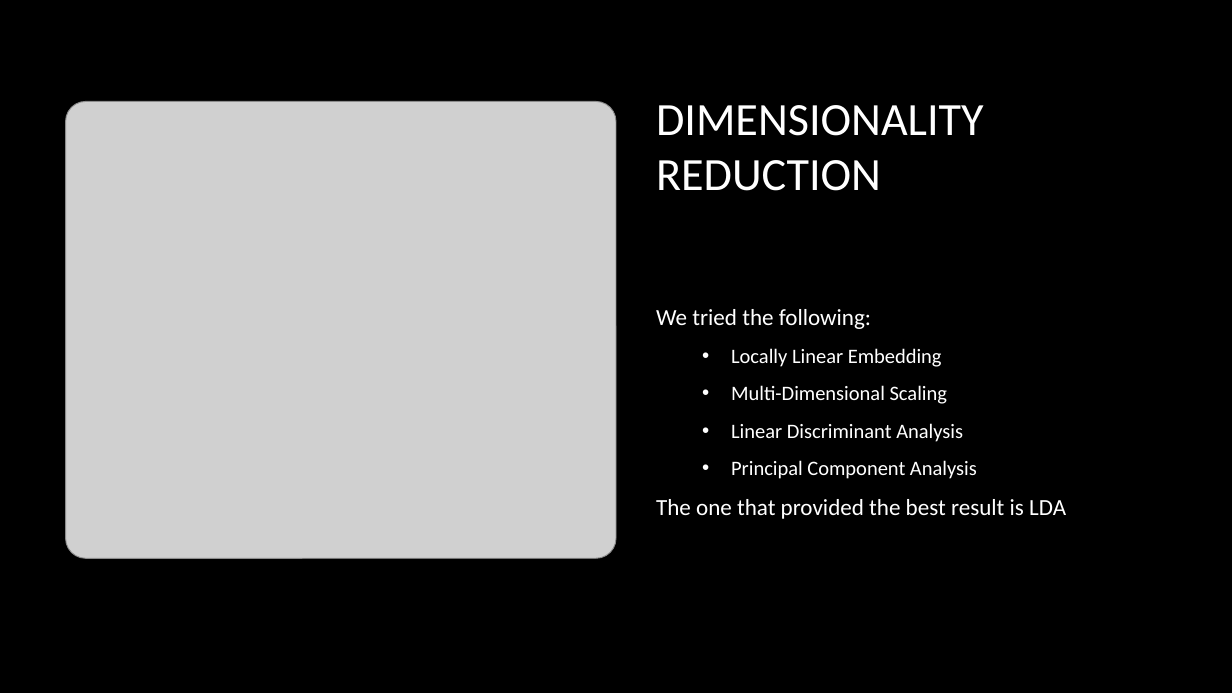
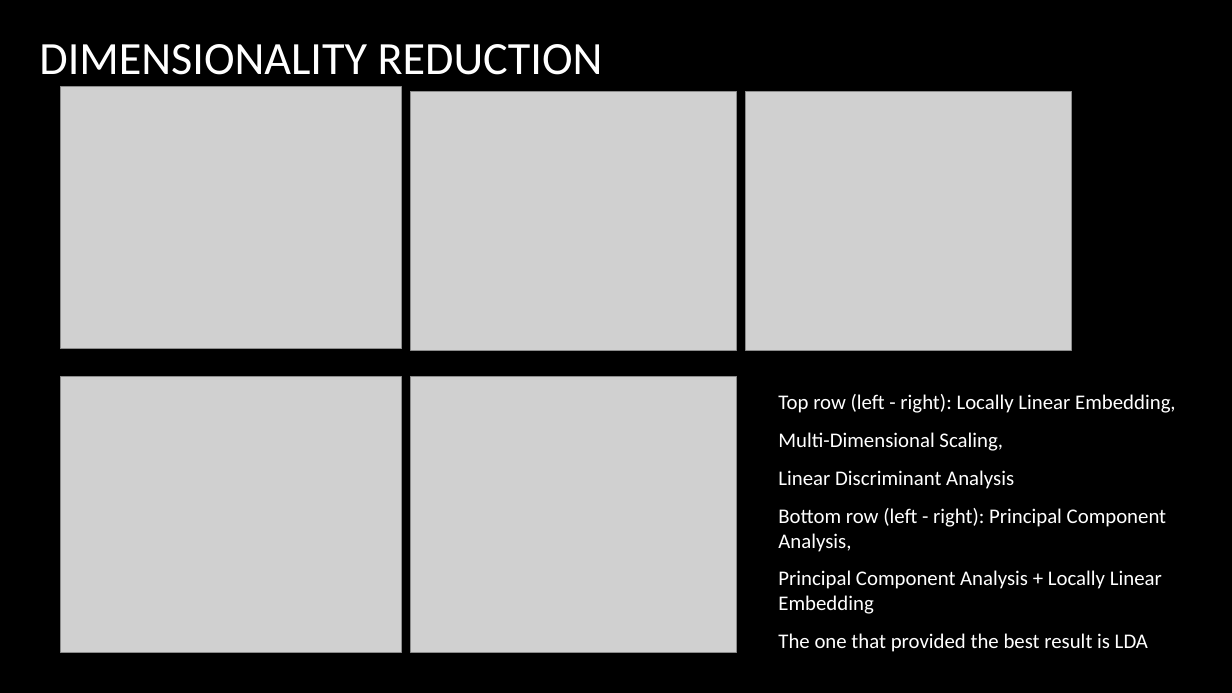
Before and after one commit to LilInformat/UofT-3253-OzoneAnalysis, a slide deck: slide 6 of Ozone Days Forecasting.pptx (slide 5 before the commit). Drawn at 1232x693 pixels with LibreOffice and Linux fonts; fonts in the diff are those of the drawing; grey boxes stand for pictures; background and template pictures are left out. Boxes give left, top, right and bottom in pixels: in the first picture for what was removed or moved away, otherwise in the second. Text is boxed around its words. In the diff, an @@ line names an element or a change of style, - is before the commit and + after.

```diff
--- a/Ozone Days Forecasting.pptx
+++ b/Ozone Days Forecasting.pptx
@@ title "DIMENSIONALITY REDUCTION" rewrapped from bbox=[656, 105, 984, 191] to bbox=[39, 44, 603, 75] @@
@@ picture added at bbox=[60, 87, 401, 349] @@
@@ picture removed at bbox=[66, 102, 616, 558] @@
@@ picture added at bbox=[411, 91, 737, 351] @@
@@ picture added at bbox=[746, 91, 1072, 350] @@
@@ picture added at bbox=[60, 376, 401, 653] @@
@@ picture added at bbox=[411, 376, 737, 653] @@
@@ text "Top row (left - right): ...": place and size @@
-text "Top row (left - right): ..." at bbox=[656, 309, 1066, 519]
+text "Top row (left - right): ..." at bbox=[778, 394, 1176, 652]
@@ text at bbox=[778, 394, 1176, 451]: text changed; size 16 to 16.2 pt @@
-We tried the following:
-  • Locally Linear Embedding
-  • Multi-Dimensional Scaling
+Top row (left - right): Locally Linear Embedding,
+  Multi-Dimensional Scaling,
@@ text at bbox=[778, 470, 1148, 652]: size 16 to 16.2 pt in "Linear Discriminant Analysis"; size 18 to 16.2 pt in "The one that provided the best result ..."; bullet • to none; list level 2 to 1 in "Linear Discriminant Analysis" @@
@@ text at bbox=[778, 508, 1166, 614]: text changed; size 16 to 16.2 pt @@
-  • Principal Component Analysis
+Bottom row (left - right): Principal Component Analysis,
+Principal Component Analysis + Locally Linear Embedding
```
Also in this commit, not shown: 2 other slides changed, 4 slides added, 1 slide removed.
